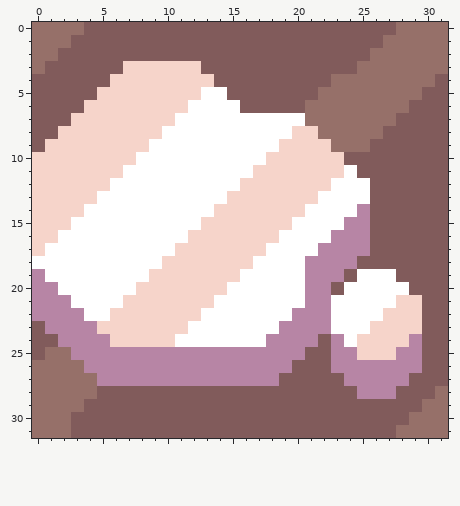
Pixel-art sprite -- sprites/blocks/environment/icy-floor3.png. The first picture shows the starting point.
The file is 32x32 pixels.
The same view after the edit:
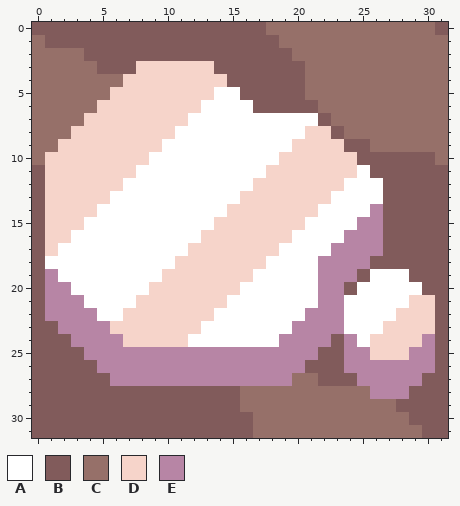
Palette (. is transparent): A #ffffff  B #815b5b  C #967069  D #f6d4ca  E #b785a5
From old to new:
@@ x 0..31 @@
- 0 CCCCBBBBBBBBBBBBBBBBBBBBBBBBCCCC
- 1 CCCBBBBBBBBBBBBBBBBBBBBBBBBCCCCC
- 2 CCBBBBBBBBBBBBBBBBBBBBBBBBCCCCCC
- 3 CBBBBBBDDDDDDBBBBBBBBBBBBCCCCCCC
- 4 BBBBBBDDDDDDDDBBBBBBBBBCCCCCCCCB
- 5 BBBBBDDDDDDDDAABBBBBBBCCCCCCCCBB
- 6 BBBBDDDDDDDDAAAABBBBBCCCCCCCCBBB
- 7 BBBDDDDDDDDAAAAAAAAAACCCCCCCBBBB
- 8 BBDDDDDDDDAAAAAAAAAADDCCCCCBBBBB
- 9 BDDDDDDDDAAAAAAAAAADDDDCCCBBBBBB
-10 DDDDDDDDAAAAAAAAAADDDDDDBBBBBBBB
-11 DDDDDDDAAAAAAAAAADDDDDDDABBBBBBB
-12 DDDDDDAAAAAAAAAADDDDDDDAAABBBBBB
-13 DDDDDAAAAAAAAAADDDDDDDAAAABBBBBB
-14 DDDDAAAAAAAAAADDDDDDDAAAAEBBBBBB
-15 DDDAAAAAAAAAADDDDDDDAAAAEEBBBBBB
-16 DDAAAAAAAAAADDDDDDDAAAAEEEBBBBBB
-17 DAAAAAAAAAADDDDDDDAAAAEEEEBBBBBB
-18 AAAAAAAAAADDDDDDDAAAAEEEEBBBBBBB
-19 EAAAAAAAADDDDDDDAAAAAEEEBAAABBBB
-20 EEAAAAAADDDDDDDAAAAAAEEBAAAAABBB
-21 EEEAAAADDDDDDDAAAAAAAEEAAAAADDBB
-22 EEEEAADDDDDDDAAAAAAAEEEAAAADDDBB
-23 BEEEEDDDDDDDAAAAAAAEEEEAAADDDDBB
-24 BBEEEEDDDDDAAAAAAAEEEEBEADDDDEBB
-25 BCCEEEEEEEEEEEEEEEEEEBBEEDDDEEBB
-26 CCCCEEEEEEEEEEEEEEEEBBBEEEEEEEBB
-27 CCCCCEEEEEEEEEEEEEEBBBBBEEEEEBBB
-28 CCCCCBBBBBBBBBBBBBBBBBBBBEEEBBBC
-29 CCCCBBBBBBBBBBBBBBBBBBBBBBBBBBCC
-30 CCCBBBBBBBBBBBBBBBBBBBBBBBBBBCCC
-31 CCCBBBBBBBBBBBBBBBBBBBBBBBBBCCCC
+ 0 BBBBBBBBBBBBBBBBBBCCCCCCCCCCCCCB
+ 1 CBBBBBBBBBBBBBBBBBBCCCCCCCCCCCCC
+ 2 CCCCBBBBBBBBBBBBBBBBCCCCCCCCCCCC
+ 3 CCCCCBBBDDDDDDBBBBBBBCCCCCCCCCCC
+ 4 CCCCCCCDDDDDDDDBBBBBBCCCCCCCCCCC
+ 5 CCCCCCDDDDDDDDAABBBBBCCCCCCCCCCC
+ 6 CCCCCDDDDDDDDAAAABBBBBCCCCCCCCCC
+ 7 CCCCDDDDDDDDAAAAAAAAAABCCCCCCCCC
+ 8 CCCDDDDDDDDAAAAAAAAAADDBCCCCCCCC
+ 9 CCDDDDDDDDAAAAAAAAAADDDDBBCCCCCC
+10 CDDDDDDDDAAAAAAAAAADDDDDDBBBBBBC
+11 BDDDDDDDAAAAAAAAAADDDDDDDABBBBBB
+12 BDDDDDDAAAAAAAAAADDDDDDDAAABBBBB
+13 BDDDDDAAAAAAAAAADDDDDDDAAAABBBBB
+14 BDDDDAAAAAAAAAADDDDDDDAAAAEBBBBB
+15 BDDDAAAAAAAAAADDDDDDDAAAAEEBBBBB
+16 BDDAAAAAAAAAADDDDDDDAAAAEEEBBBBB
+17 BDAAAAAAAAAADDDDDDDAAAAEEEEBBBBB
+18 BAAAAAAAAAADDDDDDDAAAAEEEEBBBBBB
+19 BEAAAAAAAADDDDDDDAAAAAEEEBAAABBB
+20 BEEAAAAAADDDDDDDAAAAAAEEBAAAAABB
+21 BEEEAAAADDDDDDDAAAAAAAEEAAAAADDB
+22 BEEEEAADDDDDDDAAAAAAAEEEAAAADDDB
+23 BBEEEEDDDDDDDAAAAAAAEEEEAAADDDDB
+24 BBBEEEEDDDDDAAAAAAAEEEEBEADDDDEB
+25 BBBBEEEEEEEEEEEEEEEEEEBBEEDDDEEB
+26 BBBBBEEEEEEEEEEEEEEEEBBBEEEEEEEB
+27 BBBBBBEEEEEEEEEEEEEECCBBBEEEEEBB
+28 BBBBBBBBBBBBBBBBCCCCCCCCCCEEEBBB
+29 BBBBBBBBBBBBBBBBCCCCCCCCCCCCBBBB
+30 BBBBBBBBBBBBBBBBBCCCCCCCCCCCCBBB
+31 BBBBBBBBBBBBBBBBBCCCCCCCCCCCCCBB
